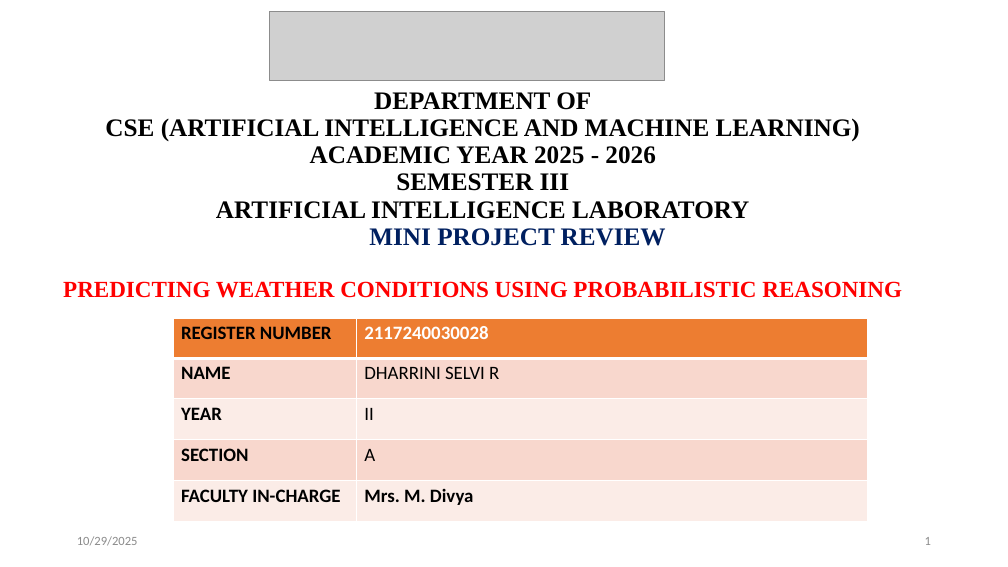
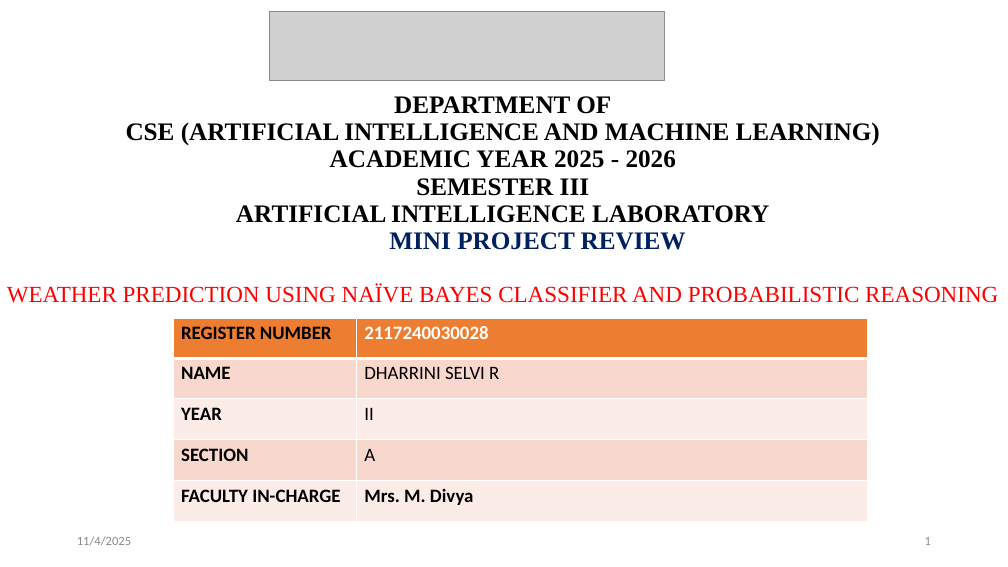
Before and after one commit to dharrini06/WeatherPredictionAI, a slide deck: slide 1 of Weather Prediction AI mini project.pptx. Drawn at 1008x567 pixels with LibreOffice and Linux fonts; fonts in the diff are those of the drawing; grey boxes stand for pictures. Boxes give left, top, right and bottom in pixels: in the first picture for what was removed or moved away, otherwise in the second. Text is boxed around its words. In the diff, an @@ line names an element or a change of style, - is before the commit and + after.

```diff
--- a/Weather Prediction AI mini project.pptx
+++ b/Weather Prediction AI mini project.pptx
@@ title at (7, 96, 998, 303): text changed @@
-DEPARTMENT OF
-CSE (ARTIFICIAL INTELLIGENCE AND MACHINE LEARNING)
-ACADEMIC YEAR 2025 - 2026
-SEMESTER III
-ARTIFICIAL INTELLIGENCE LABORATORY
-MINI PROJECT REVIEW
-PREDICTING WEATHER CONDITIONS USING PROBABILISTIC REASONING
+DEPARTMENT OF
+CSE (ARTIFICIAL INTELLIGENCE AND MACHINE LEARNING)
+ACADEMIC YEAR 2025 - 2026
+SEMESTER III
+ARTIFICIAL INTELLIGENCE LABORATORY
+MINI PROJECT REVIEW
+WEATHER PREDICTION USING NAÏVE BAYES CLASSIFIER AND PROBABILISTIC REASONING
@@ text at (77, 536, 131, 545): text changed @@
-10/29/2025
+11/4/2025
```
Also in this commit, not shown: 9 other slides changed, 1 slide added, 3 slides removed.
